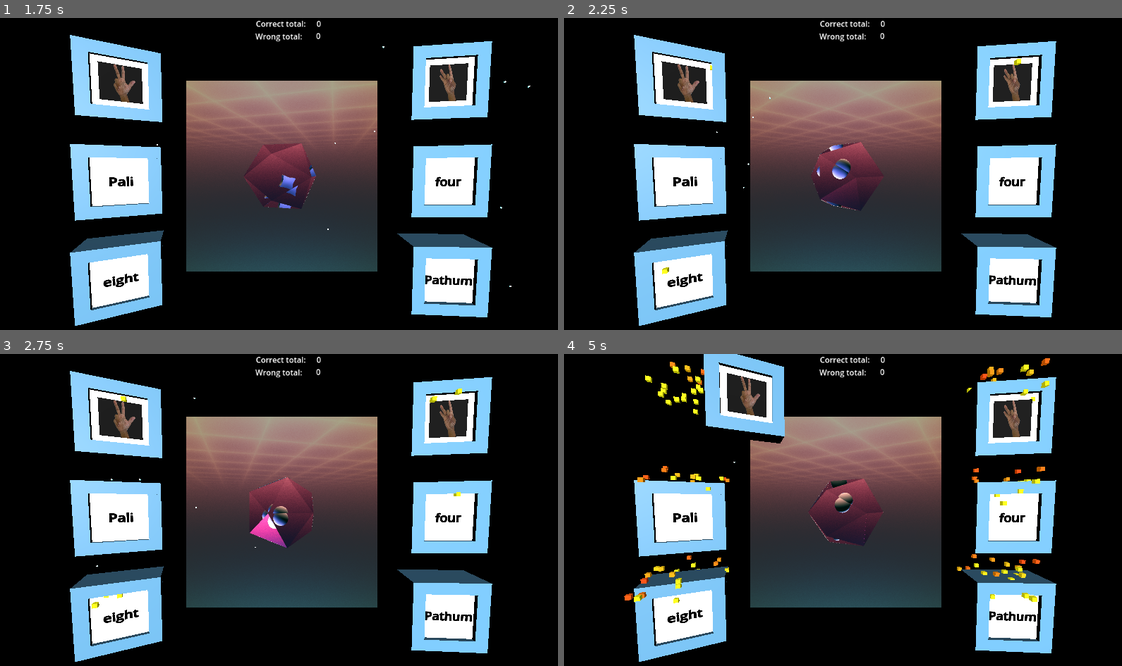
Above: before the commit, frames 1-4 (two rows, left to right).
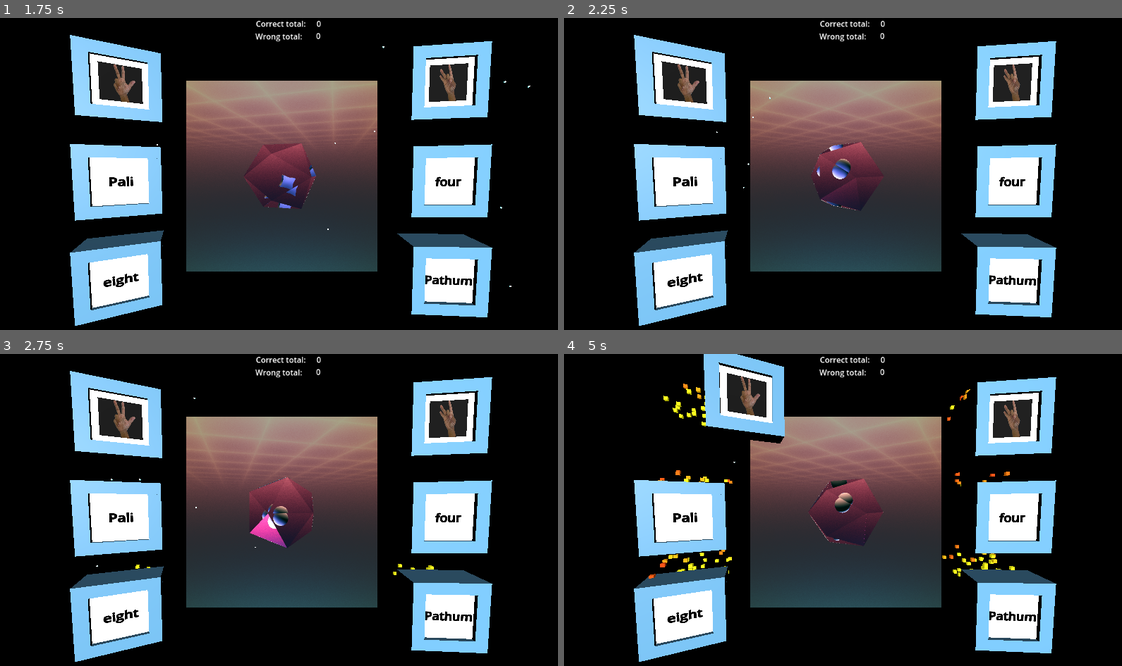
Above: after the commit, the same moments.

Repository: Kakcalu13/Mizo-godot-game
Game: Godot game, scene res://main.tscn
The game is run twice, just before and just after one commit, with the same random seed, the same clock (stepped at 60 frames per second) and the same inputs.
Inputs (mouse positions are in pixels of both pictures, inside the frame that each line leads up to):
- Up to frame 1 (1.75 s): move the mouse to (407, 161) at 0.52 s; press the mouse at (407, 161) at 0.53 s; hold Right (ui_right) 0.53-1.25 s; release the mouse at (407, 161) at 1.25 s; drag from (167, 192) to (251, 239) at 1.27 s
- Up to frame 2 (2.25 s): move the mouse to (904, 105) at 2.02 s; press the mouse at (904, 105) at 2.03 s; hold Right (ui_right) from 2.03 s (still down)
- Up to frame 3 (2.75 s): keep holding Right (ui_right)
- Up to frame 4 (5 s): release Right (ui_right) at 2.75 s; release the mouse at (904, 441) at 2.75 s; drag from (815, 575) to (675, 463) at 2.77 s; move the mouse to (1015, 559) at 3.52 s; press the mouse at (1015, 559) at 3.53 s; hold Left (ui_left) 3.53-4.25 s; release the mouse at (1015, 559) at 4.25 s; drag from (675, 463) to (759, 432) at 4.27 s

Frame 1 is identical in both runs. In frame 2, less than 0.1% of the frame differs, in the area x 17-82%, y 13-83%; in frame 3, 0.2%; in frame 4, 2.0%, in the area x 10-88%, y 1-80%.

Commit message:
relocated the emitters

Diff:
--- a/source/numbers/one_module.tscn
+++ b/source/numbers/one_module.tscn
@@ -41,7 +41,7 @@
 transform = Transform3D(0.05, 0, 0, 0, 0.05, 0, 0, 0, 0.05, 0, 0, 0)
 
 [node name="top" parent="window/window" index="1"]
-transform = Transform3D(0.5, 0, 0, 0, 0.5, 0, 0, 0, 0.5, 0, 1.44058, 0)
+transform = Transform3D(0.5, 0, 0, 0, 0.5, 0, 0, 0, 0.5, 0, 1.44058, -1.90227)
 
 [node name="GPUParticles3D" parent="window/window" index="2"]
 amount = 200
@@ -102,3 +102,4 @@
 
 [editable path="window"]
 [editable path="window/window"]
+[editable path="sign"]
Not shown: 1 places in source/numbers/one_module.tscn that only renumber resources
